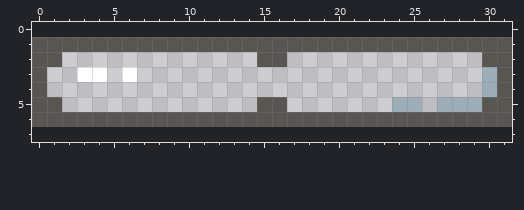
Pixel-art file -- Spelprojekt2/Content/graphics/hpbar_frame.aseprite. The first picture shows the starting point.
32x6 pixels, 1 frame. The old version is drawn lined up with the new one, on the new canvas.
And afterwards:
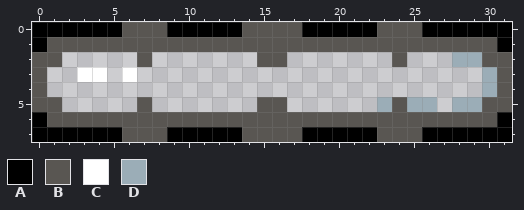
Palette (. is transparent): A #000000  B #595652  C #ffffff  D #9badb7
Diff:
canvas 32x6 -> 32x8, the old top-left corner now at 0,1
y 0: x 0..31 ................................ -> AAAAAABBBAAAAABBBBAAAAABBBAAAAAA
y 1: x 0 B -> A; x 31 B -> A
y 2: x 7 . -> B; x 24 . -> B; x 28..29 .. -> DD
y 5: x 7 . -> B; x 23..24 .D -> DB; x 26..27 .D -> D.
y 6: x 0 B -> A; x 31 B -> A
y 7: x 0..31 ................................ -> AAAAAABBBAAAAABBBBAAAAABBBAAAAAA
Boxes around the changes in both pictures, in picture pixels (x1, y1, x2, y2):
changed: (32, 22, 512, 142)
